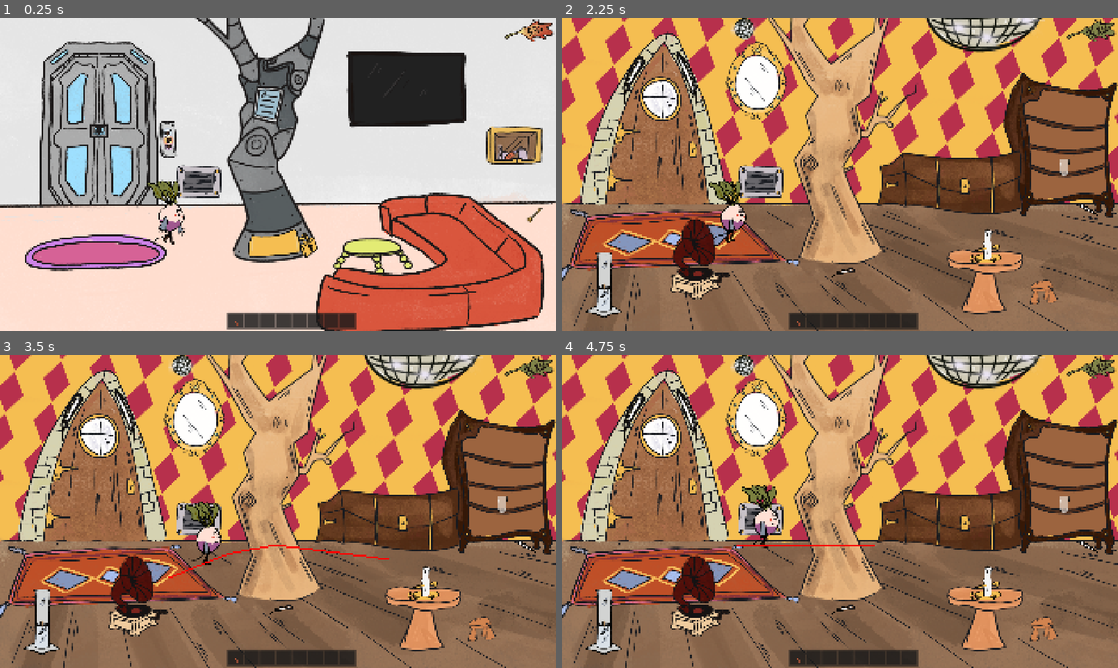
Above: before the commit, frames 1-4 (two rows, left to right).
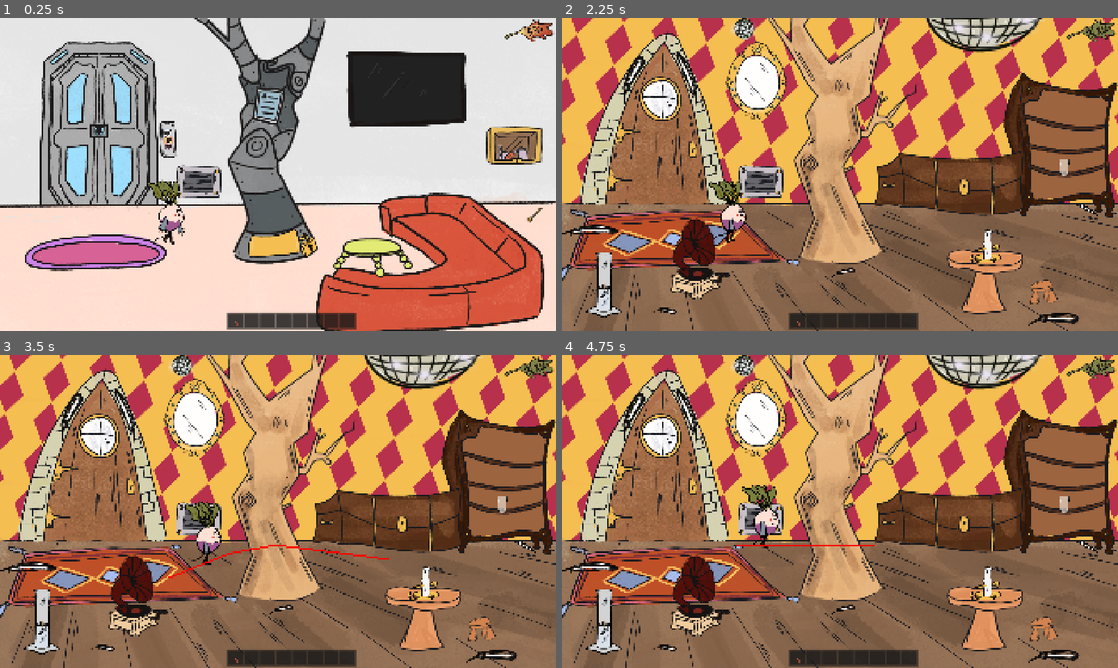
Above: after the commit, the same moments.

Repository: s0lst1ce/microjam60
Game: Godot game, scene res://main.tscn
Two runs of this game, one before a commit and one after it. Both use one fixed random seed, a clock stepped at 60 frames per second and the inputs below.
Inputs (mouse positions are in pixels of both pictures, inside the frame that each line leads up to):
- Up to frame 1 (0.25 s): no input
- Up to frame 2 (2.25 s): click (1090, 30) at 0.5 s; click (1090, 30) at 1.25 s; click (1090, 30) at 2 s
- Up to frame 3 (3.5 s): move the mouse to (400, 495) at 2.77 s; press the mouse at (400, 495) at 2.78 s
- Up to frame 4 (4.75 s): move the mouse to (728, 527) at 3.52 s; release the mouse at (728, 527) at 3.53 s; click (728, 527) at 3.6 s; move the mouse to (895, 442) at 4.27 s; press the mouse at (895, 442) at 4.28 s

The runs differ from the first frame. In frame 1, 2.5% of the frame differs, in the area x 34-70%, y 0-83%; in frame 2, 1.5%; in frame 3, 1.5%; in frame 4, 1.5%.

Commit message:
fix: visual bugfixes and rewards

Diff:
--- /dev/null
+++ b/cathodic_tv.gd
@@ -0,0 +1,7 @@
+extends Sprite2D
+
+@onready var on_texture = preload("res://assets/furniture/squirrel/cathodic_tv_on.png")
+
+func _process(_delta: float) -> void:
+	if Enigmas.tv_on and texture != on_texture:
+		texture = on_texture
--- /dev/null
+++ b/computer_screen.gd
@@ -0,0 +1,5 @@
+extends PointLight2D
+
+func _process(_delta: float) -> void:
+	if !enabled and Enigmas.tv_on:
+		enabled = true
--- a/enigma_states.gd
+++ b/enigma_states.gd
@@ -5,6 +5,7 @@
 var metal_buttons = [ColorState.RED, ColorState.RED, ColorState.RED]
 var metal_tree_reward_taken = false
 var tv_buttons = [ColorState.RED, ColorState.RED, ColorState.RED, ColorState.RED]
+var tv_reward_taken = false
 
 func next_color(color: ColorState) -> ColorState:
 	return (color+1)%4
--- a/faucet.gd
+++ b/faucet.gd
@@ -1,6 +1,6 @@
 extends Furniture
 
-@onready var repaired = preload("res://faucet.gd")
+@onready var repaired = preload("res://assets/furniture/faucet.png")
 
 
 func _interact_with(item: ItemData) -> void:
--- a/lever.gd
+++ b/lever.gd
@@ -3,6 +3,6 @@
 @onready var on_texture = preload("res://assets/furniture/squirrel/lever_off.png")
 
 func _on_click() -> void:
-	if texture != on_texture:
+	if texture != on_texture and !Enigmas.bedroom_flushed:
 		texture = on_texture
 		Enigmas.tv_on = true
--- a/magpie_lounge_future.tscn
+++ b/magpie_lounge_future.tscn
@@ -70,7 +70,7 @@
 
 [node name="Tree" type="Sprite2D" parent="." unique_id=1759840946]
 y_sort_enabled = true
-position = Vector2(899, 724)
+position = Vector2(899, 719)
 scale = Vector2(1.9, 1.9)
 texture = ExtResource("4_17hk7")
 offset = Vector2(0, -150)
@@ -84,6 +84,7 @@
 offset = Vector2(0, -45)
 
 [node name="Sofa" type="Sprite2D" parent="." unique_id=2002283161]
+z_index = -1
 y_sort_enabled = true
 position = Vector2(1524, 1064)
 scale = Vector2(1.2012599, 1.2012599)
--- a/magpie_lounge_retro.tscn
+++ b/magpie_lounge_retro.tscn
@@ -10,9 +10,9 @@
 [ext_resource type="Texture2D" uid="uid://bue77map4m8ij" path="res://assets/furniture/armoire.png" id="9_q64ew"]
 [ext_resource type="Script" uid="uid://bho5k2mts73f7" path="res://shelf.gd" id="10_ycws2"]
 [ext_resource type="Resource" uid="uid://bye0mw6ln3wrw" path="res://glass.tres" id="11_12yyj"]
-[ext_resource type="Texture2D" uid="uid://ct17g0se4kk86" path="res://assets/furniture/opened_chest.png" id="11_aaei6"]
 [ext_resource type="Texture2D" uid="uid://do4ox4a10pg02" path="res://assets/furniture/record_player.png" id="12_3ylqn"]
 [ext_resource type="Texture2D" uid="uid://dxijnpmiw2e61" path="res://assets/furniture/glass.png" id="12_ffxr0"]
+[ext_resource type="Texture2D" uid="uid://db4ees5moetp5" path="res://assets/furniture/chest.png" id="12_grk56"]
 [ext_resource type="Script" uid="uid://cylv4nsrycvdl" path="res://candle.gd" id="13_324kn"]
 [ext_resource type="Script" uid="uid://ccwvgx7sl24nk" path="res://chest.gd" id="13_e6id1"]
 [ext_resource type="Texture2D" uid="uid://cfcd7sd1av0jm" path="res://assets/furniture/candle.png" id="14_324kn"]
@@ -127,10 +127,10 @@
 [node name="Chest" type="TextureRect" parent="." unique_id=1288371296]
 z_index = -1
 offset_left = 1079.0
-offset_top = 444.0
+offset_top = 417.0
 offset_right = 1596.0
-offset_bottom = 687.0
-texture = ExtResource("11_aaei6")
+offset_bottom = 685.0
+texture = ExtResource("12_grk56")
 script = ExtResource("13_e6id1")
 interacts_with = Array[String](["key"])
 metadata/_custom_type_script = "uid://cg47jubodtsch"
@@ -228,6 +228,12 @@
 scale = Vector2(0.46177897, 0.46177897)
 texture = ExtResource("29_cfwg4")
 
+[node name="Feather7" type="Sprite2D" parent="." unique_id=1583588549]
+position = Vector2(354, 1010.99994)
+rotation = 1.6704621
+scale = Vector2(0.46177897, 0.46177897)
+texture = ExtResource("29_cfwg4")
+
 [node name="Feather3" type="Sprite2D" parent="." unique_id=1612718038]
 position = Vector2(240, 214)
 rotation = 0.44630608
@@ -238,3 +244,13 @@
 rotation = -0.744131
 texture = ExtResource("28_grk56")
 flip_h = true
+
+[node name="Feather5" type="Sprite2D" parent="." unique_id=1652833582]
+position = Vector2(1696, 1040)
+rotation = 1.5328133
+texture = ExtResource("29_cfwg4")
+
+[node name="Feather6" type="Sprite2D" parent="." unique_id=87781948]
+position = Vector2(99, 739.00006)
+rotation = 1.9072378
+texture = ExtResource("28_grk56")
--- a/squirrel_bedroom_future.tscn
+++ b/squirrel_bedroom_future.tscn
@@ -10,6 +10,7 @@
 [ext_resource type="Texture2D" uid="uid://qkeedr50ngpg" path="res://assets/furniture/squirrel/glass_desk.png" id="7_40pui"]
 [ext_resource type="Texture2D" uid="uid://bnketuitjv1ne" path="res://assets/furniture/squirrel/lever_on.png" id="9_cd48p"]
 [ext_resource type="Texture2D" uid="uid://dt2cbmmvkyqgx" path="res://assets/lights/round_diffuse.webp" id="9_m1feq"]
+[ext_resource type="Script" uid="uid://sjmmg4jpr0pa" path="res://computer_screen.gd" id="9_wdasx"]
 [ext_resource type="Script" uid="uid://chl3aln5tlkjq" path="res://lever.gd" id="10_2v8ij"]
 [ext_resource type="Texture2D" uid="uid://d2bnjv87jofr5" path="res://assets/furniture/squirrel/acorn_chest.png" id="14_igwac"]
 [ext_resource type="Script" uid="uid://by4ek3qcvj5kb" path="res://acorn_chest.gd" id="15_mvwnw"]
@@ -81,11 +82,13 @@
 z_index = -1
 position = Vector2(46.999878, 10.9999695)
 scale = Vector2(37.49994, 32.031235)
+enabled = false
 color = Color(0.06988806, 0.66929185, 0.7498597, 1)
 energy = 2.0
 blend_mode = 2
 texture = ExtResource("9_m1feq")
 texture_scale = 0.01
+script = ExtResource("9_wdasx")
 
 [node name="NightStand" type="Sprite2D" parent="Furnitures" unique_id=1713698586]
 y_sort_enabled = true
--- a/squirrel_bedroom_retro.tscn
+++ b/squirrel_bedroom_retro.tscn
@@ -11,6 +11,7 @@
 [ext_resource type="Texture2D" uid="uid://b7x02tjambmpm" path="res://assets/furniture/squirrel/bed.png" id="9_p12ah"]
 [ext_resource type="Texture2D" uid="uid://gjwna8kwrx64" path="res://assets/furniture/squirrel/cathodic_tv.png" id="10_b1ugs"]
 [ext_resource type="Texture2D" uid="uid://xcv732cmgdba" path="res://assets/furniture/squirrel/stool.png" id="11_eacw4"]
+[ext_resource type="Script" uid="uid://cxnnlggh3ypsl" path="res://cathodic_tv.gd" id="11_qs5bg"]
 [ext_resource type="Texture2D" uid="uid://3jjjtn2w7qow" path="res://assets/furniture/squirrel/shelf.png" id="12_016ah"]
 [ext_resource type="Texture2D" uid="uid://dij2qtyya66x6" path="res://assets/furniture/squirrel/desk.png" id="13_rf8m7"]
 [ext_resource type="Texture2D" uid="uid://cfwtjxru3awsf" path="res://assets/furniture/squirrel/acorn_carpet.png" id="14_ikruc"]
@@ -105,6 +106,7 @@
 position = Vector2(1079, 578)
 scale = Vector2(0.86432153, 0.86432153)
 texture = ExtResource("10_b1ugs")
+script = ExtResource("11_qs5bg")
 
 [node name="Stool" type="Sprite2D" parent="." unique_id=989851258]
 y_sort_enabled = true
--- a/tv.gd
+++ b/tv.gd
@@ -15,3 +15,6 @@
 		for button in buttons:
 			button.set_process(true)
 			button.show()
+	elif Enigmas.is_tv_valid() and !Enigmas.tv_reward_taken:
+		Enigmas.tv_reward_taken = true
+		ItemExchange.add_item.emit(preload("res://resistance.tres"))
Binary file added: assets/furniture/chest.png
Not shown, added: assets/furniture/chest.png.import
Binary file changed: assets/furniture/metal_tree.png
Binary file changed: assets/furniture/opened_chest.png
Binary file changed: assets/furniture/squirrel/cathodic_tv.png
Binary file added: assets/furniture/squirrel/cathodic_tv_on.png
Not shown, added: assets/furniture/squirrel/cathodic_tv_on.png.import
Not shown, added: cathodic_tv.gd.uid
Not shown, added: computer_screen.gd.uid
